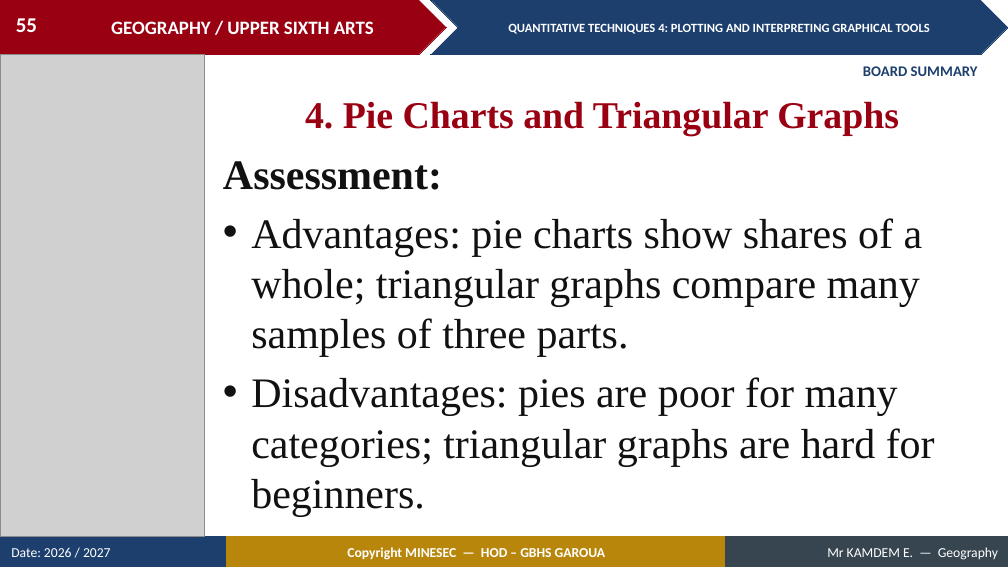
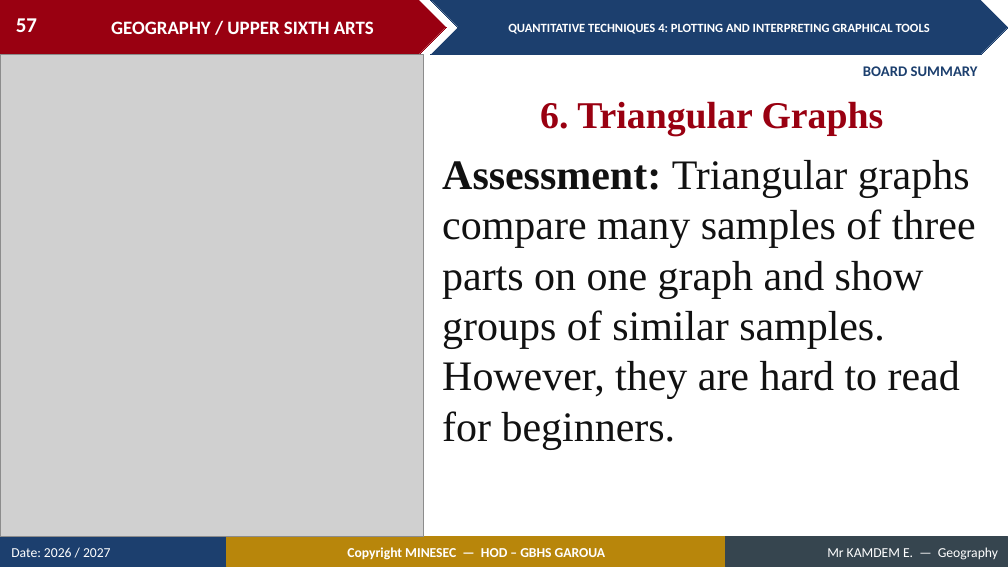
Before and after one commit to Berthautk/linea-github, a slide deck: slide 57 of lecons/USA/Practical Geography/15_USA_PRA_QT04_Plotting_and_Interpreting_Graphical_Tools.pptx (slide 55 before the commit). Drawn at 1008x567 pixels with LibreOffice and Linux fonts; fonts in the diff are those of the drawing; grey boxes stand for pictures. Boxes give left, top, right and bottom in pixels: in the first picture for what was removed or moved away, otherwise in the second. Text is boxed around its words. In the diff, an @@ line names an element or a change of style, - is before the commit and + after.

```diff
--- a/lecons/USA/Practical Geography/15_USA_PRA_QT04_Plotting_and_Interpreting_Graphical_Tools.pptx
+++ b/lecons/USA/Practical Geography/15_USA_PRA_QT04_Plotting_and_Interpreting_Graphical_Tools.pptx
@@ page number at (16, 18, 37, 32): text changed @@
-55
+57
@@ picture: place and size @@
-picture at (0, 54, 204, 537)
+picture at (0, 54, 423, 537)
@@ text at (540, 101, 884, 136): text changed @@
-4. Pie Charts and Triangular Graphs
+6. Triangular Graphs
@@ text at (442, 160, 976, 449): text changed @@
-Assessment:
-• Advantages: pie charts show shares of a whole; triangular graphs compare many samples of three parts.
-• Disadvantages: pies are poor for many categories; triangular graphs are hard for beginners.
+Assessment: Triangular graphs compare many samples of three parts on one graph and show groups of similar samples. However, they are hard to read for beginners.
```
Also in this commit, not shown: 20 other slides changed, 4 slides added, 2 slides removed, 7 other files.
